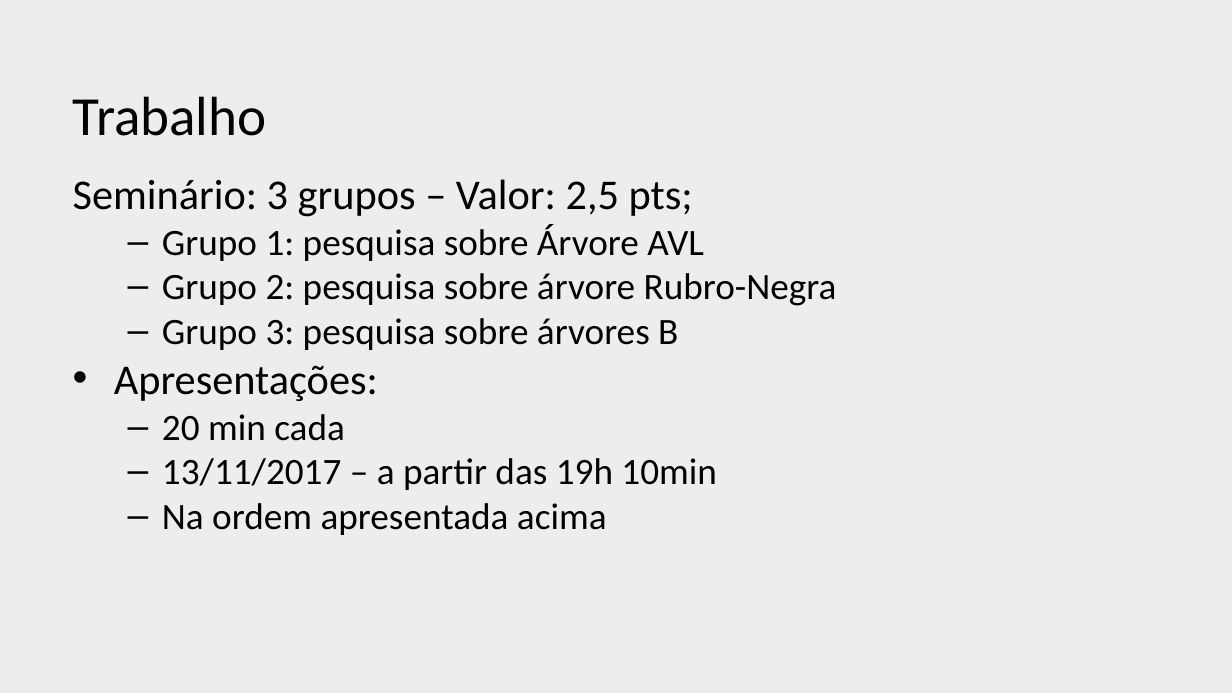
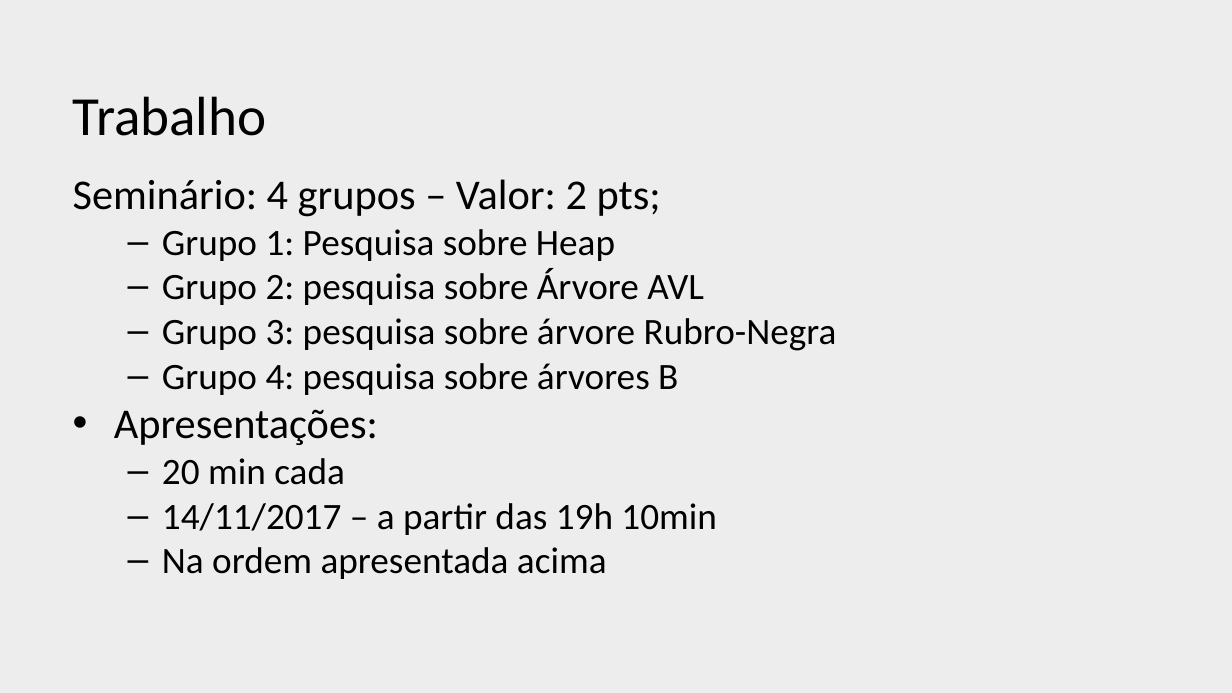
Before and after one commit to profJulioMomente/EstruturasDados_2SI, a slide deck: slide 11 of slides/2017.10.03-Arvore.pptx. Drawn at 1232x693 pixels with LibreOffice and Linux fonts; fonts in the diff are those of the drawing; background and template pictures are left out. Boxes give left, top, right and bottom in pixels: in the first picture for what was removed or moved away, otherwise in the second. Text is boxed around its words. In the diff, an @@ line names an element or a change of style, - is before the commit and + after.

```diff
--- a/slides/2017.10.03-Arvore.pptx
+++ b/slides/2017.10.03-Arvore.pptx
@@ text at bbox=[73, 179, 837, 395]: text changed @@
-Seminário: 3 grupos – Valor: 2,5 pts;
-  – Grupo 1: pesquisa sobre Árvore AVL
-  – Grupo 2: pesquisa sobre árvore Rubro-Negra
-  – Grupo 3: pesquisa sobre árvores B
+Seminário: 4 grupos – Valor: 2 pts;
+  – Grupo 1: Pesquisa sobre Heap
+  – Grupo 2: pesquisa sobre Árvore AVL
+  – Grupo 3: pesquisa sobre árvore Rubro-Negra
+  – Grupo 4: pesquisa sobre árvores B
@@ text at bbox=[162, 503, 717, 535]: text changed @@
-  – 13/11/2017 – a partir das 19h 10min
+  – 14/11/2017 – a partir das 19h 10min
```
Also in this commit, not shown: 1 other file.
